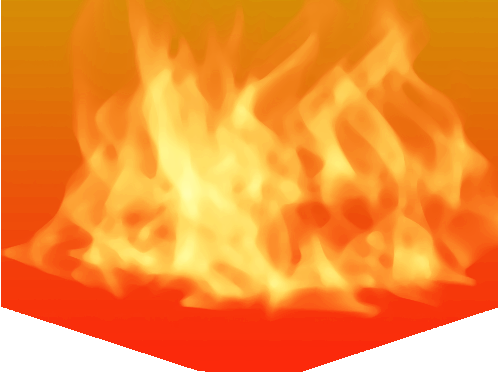
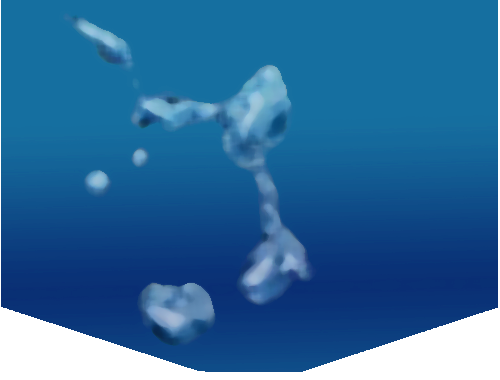
Revision of a layered w=500, h=380 image; what changed, layer by layer:
painted on "IconCanvas" over [1, 0, 498, 372]
